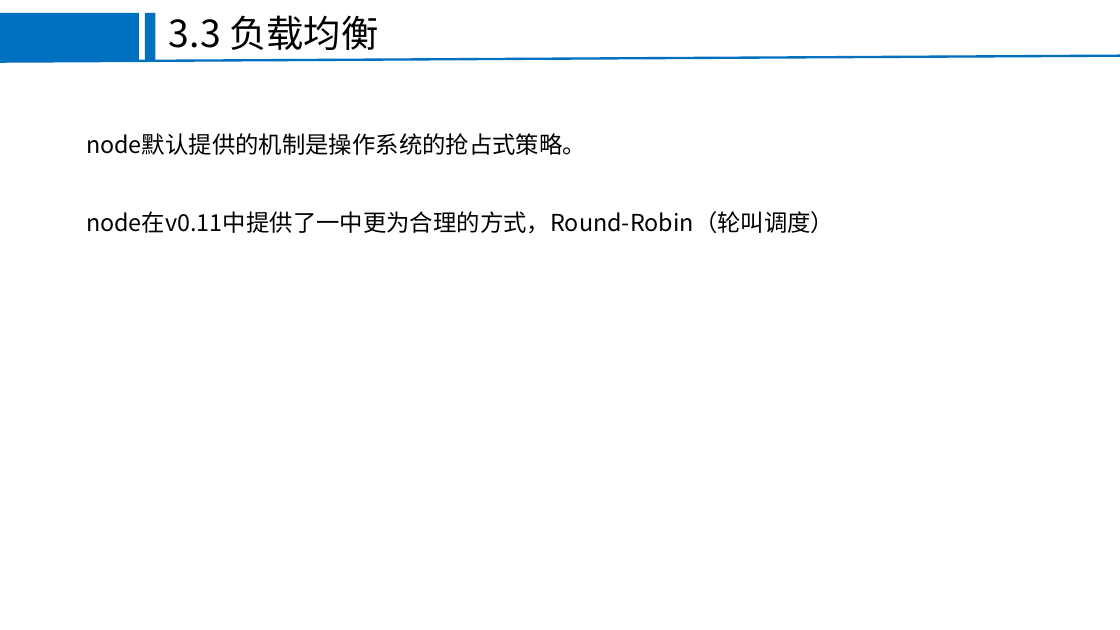
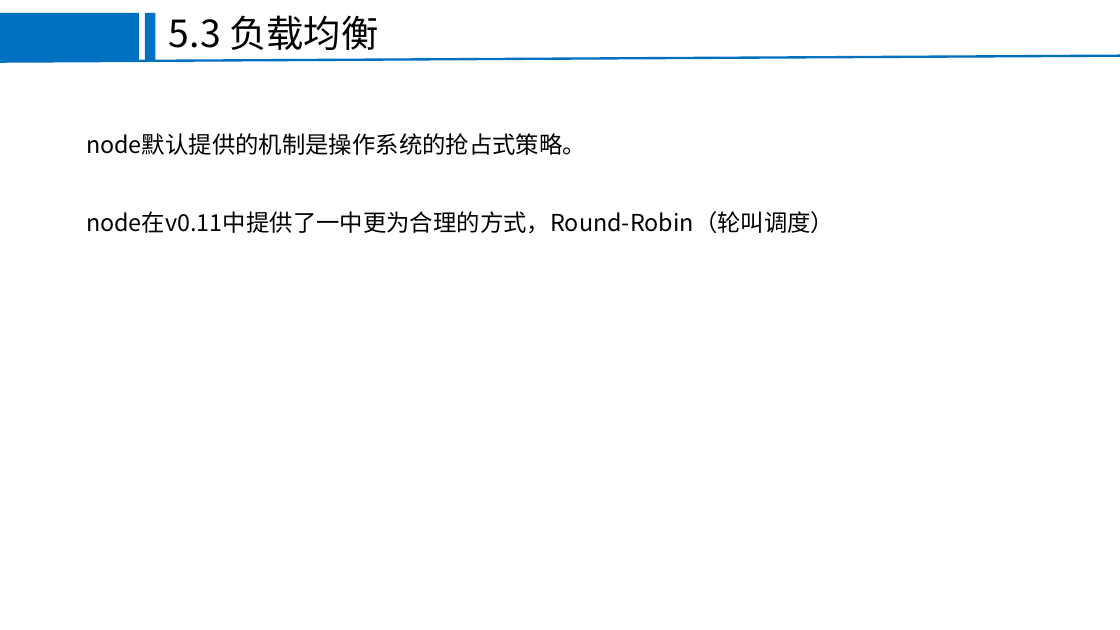
Before and after one commit to FEjohnny/demos, a slide deck: slide 9 of pm2/pm2.pptx (slide 15 before the commit). Drawn at 1120x630 pixels with LibreOffice and Linux fonts; fonts in the diff are those of the drawing; background and template pictures are left out. Boxes give left, top, right and bottom in pixels: in the first picture for what was removed or moved away, otherwise in the second. Text is boxed around its words. In the diff, an @@ line names an element or a change of style, - is before the commit and + after.

```diff
--- a/pm2/pm2.pptx
+++ b/pm2/pm2.pptx
@@ text at box(169, 15, 378, 50): text changed @@
-3.3 负载均衡
+5.3 负载均衡
```
Also in this commit, not shown: 11 other slides changed, 2 slides added, 1 slide removed, 3 other files.
